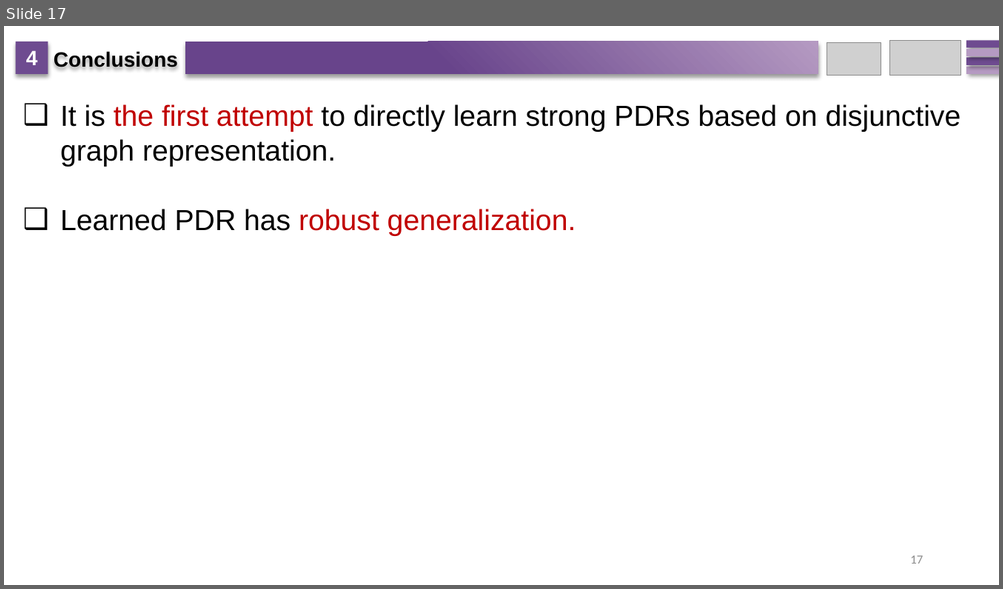
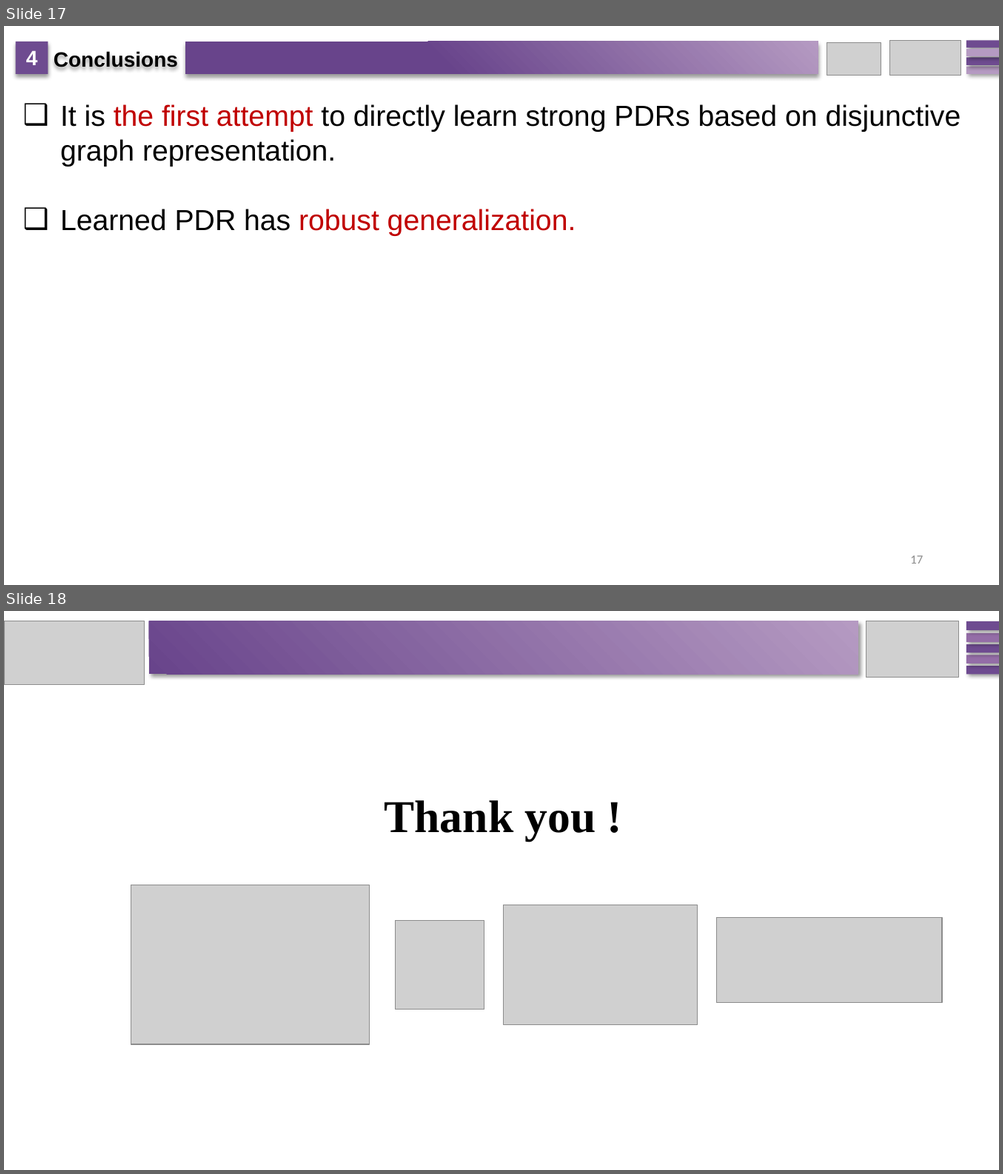
Before and after one commit to zcaicaros/L2D, a slide deck: NeurIPS L2D.pptx. Shown one above the other, each under a label of ours: slide 17 before the commit, slides 17 and 18 after it. The pictures are 1003x589 and 1003x1174 pixels, drawn with LibreOffice and Linux fonts; fonts in the diff are those of the drawing; grey boxes stand for pictures. Boxes give left, top, right and bottom in pixels: in the first picture for what was removed or moved away, otherwise in the second. Text is boxed around its words. In the diff, an @@ line names an element or a change of style, - is before the commit and + after.

```diff
--- a/NeurIPS L2D.pptx
+++ b/NeurIPS L2D.pptx
@@ slide 18 added at (x1=4, y1=611, x2=999, y2=1170), background #FFFFFF @@
@@ picture added at (x1=4, y1=621, x2=145, y2=685) @@
@@ rectangle added at (x1=149, y1=621, x2=858, y2=675), fill gradient #B59AC2 to #68448B @@
@@ picture added at (x1=867, y1=621, x2=959, y2=678) @@
@@ rectangle added at (x1=967, y1=621, x2=999, y2=630), fill #6E4B90 @@
@@ rectangle added at (x1=967, y1=655, x2=999, y2=664), fill #946DA7 @@
@@ rectangle added at (x1=967, y1=644, x2=999, y2=652), fill #6E4B90 @@
@@ rectangle added at (x1=967, y1=633, x2=999, y2=642), fill #946DA7 @@
@@ rectangle added at (x1=967, y1=667, x2=999, y2=675), fill #6E4B90 @@
@@ text added at (x1=384, y1=800, x2=596, y2=840), 44 pt, text #000000, bold @@
+Thank you !
@@ picture added at (x1=131, y1=886, x2=370, y2=1045) @@
@@ picture added at (x1=395, y1=920, x2=484, y2=1010) @@
@@ picture added at (x1=504, y1=905, x2=697, y2=1025) @@
@@ picture added at (x1=717, y1=917, x2=942, y2=1002) @@
```
